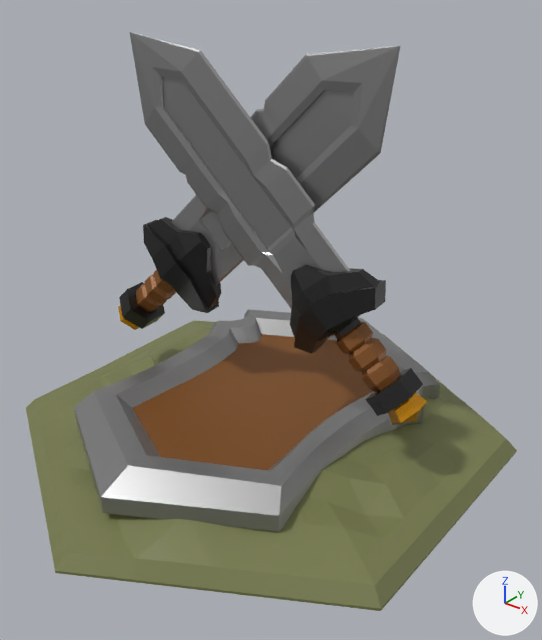
The glTF model client/public/models/battle.glb as it was, and as the next commit left it.
Rendered twice from a 50 mm lens placed at (1.62, -1.96, 1.77), pointed at (0.1, -0.05, 0.59). The axes (+X, +Y, +Z) are drawn at lower right. The lights are the same throughout. Where no turn or scale is listed for an object, it has been applied to the vertices. Vertices at the same position are counted once.

Objects in the first picture: 'land', 'shield', 'sword'.
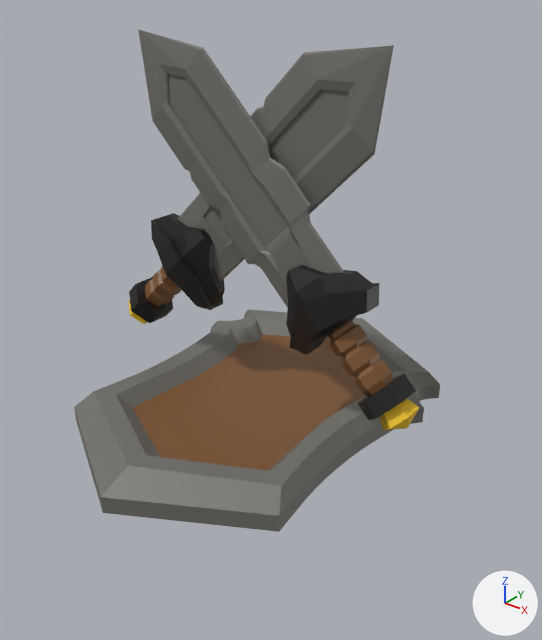
Commit message: feat: new battle model

What changed in the scene script:
```text
Add mat_battle:
    mat_battle = bpy.data.materials.new('Battle')
    mat_battle.use_nodes = True; mat_battle.node_tree.nodes.clear()
    _N = mat_battle.node_tree.nodes; _L = mat_battle.node_tree.links
    n0 = _N.new('ShaderNodeBsdfPrincipled'); n0.name = 'Principled BSDF'
    n1 = _N.new('ShaderNodeOutputMaterial'); n1.name = 'Material Output'
    n2 = _N.new('ShaderNodeVertexColor'); n2.name = 'Color Attribute'
    _L.new(n0.outputs[0], n1.inputs[0])  # 'BSDF' to 'Surface'
    _L.new(n2.outputs[0], n0.inputs[0])  # 'Color' to 'Base Color'
Change me_cube:
    used by ob_shield; location = (0.0, -0.071, 0.186)
    remove me_cube.from_pydata(...)  # 405 vertices, 805 faces; spans x -0.55..0.55, y -0.73..0.86, z -0.03..0.09
    add me_cube.from_pydata(...)  # 1019 vertices, 2017 faces; spans x -0.7..0.68, y -0.73..0.86, z -0.03..1.36
    me_cube part 1: a new loose piece of 164 vertices spanning x -0.43..0.49, y 0.05..0.09, z 0.44..1.36, in mat_battle
    me_cube part 2: a new loose piece of 164 vertices spanning x -0.51..0.41, y 0.01..0.05, z 0.43..1.35, in mat_battle
    me_cube part 3: a new loose piece of 143 vertices spanning x -0.7..-0.19, y -0.02..0.17, z 0.16..0.68, in mat_battle
    me_cube part 4: a new loose piece of 143 vertices spanning x 0.17..0.68, y -0.06..0.13, z 0.16..0.67, in mat_battle
    me_cube part 5: 767 faces spanning x -0.55..0.55, y -0.73..0.86, z -0.03..0.09 switch from mat_metal (grey #9a9a9a) to mat_battle
    me_cube part 6: 38 faces spanning x -0.38..0.38, y -0.46..0.67, z 0.03 switch from mat_wood (brown #83511f) to mat_battle
Remove ob_land:
    ob_land = bpy.data.objects.new('land', me_grassland_003)
    ob_land.location = (0.0, 0.0, 0.0)
Remove ob_sword:
    ob_sword = bpy.data.objects.new('sword', me_cube_001)
    ob_sword.location = (-0.009, -0.019, 0.87)
```

Pixel boxes [x1, y1, x2, y2] of what changed, in the pictures (542 x 640 px):
'shield', reshaped (125% taller): before [74, 309, 440, 532]; after [74, 29, 440, 532]
'sword', deleted: before [118, 32, 427, 425]
    faces in mat_metal_001 (grey #9a9a9a): [130, 32, 350, 310]
    faces in mat_metal (grey #9a9a9a): [171, 46, 400, 285]
    faces in mat_handle_001 (black #3e3e3e): [290, 265, 423, 416]
    faces in mat_handle (black #3e3e3e): [119, 217, 221, 329]
    faces in mat_wood_002 (brown #83511f): [336, 322, 400, 392]
'land', deleted: before [26, 320, 517, 611]
part 1 of me_cube, added: after [178, 45, 394, 282]
part 2 of me_cube, added: after [138, 29, 344, 308]
part 3 of me_cube, added: after [128, 213, 225, 324]
part 4 of me_cube, added: after [286, 265, 419, 430]
part 5 of me_cube, recoloured (white to grey): [74, 312, 440, 532] in both
part 6 of me_cube, recoloured: [133, 334, 366, 470] in both
